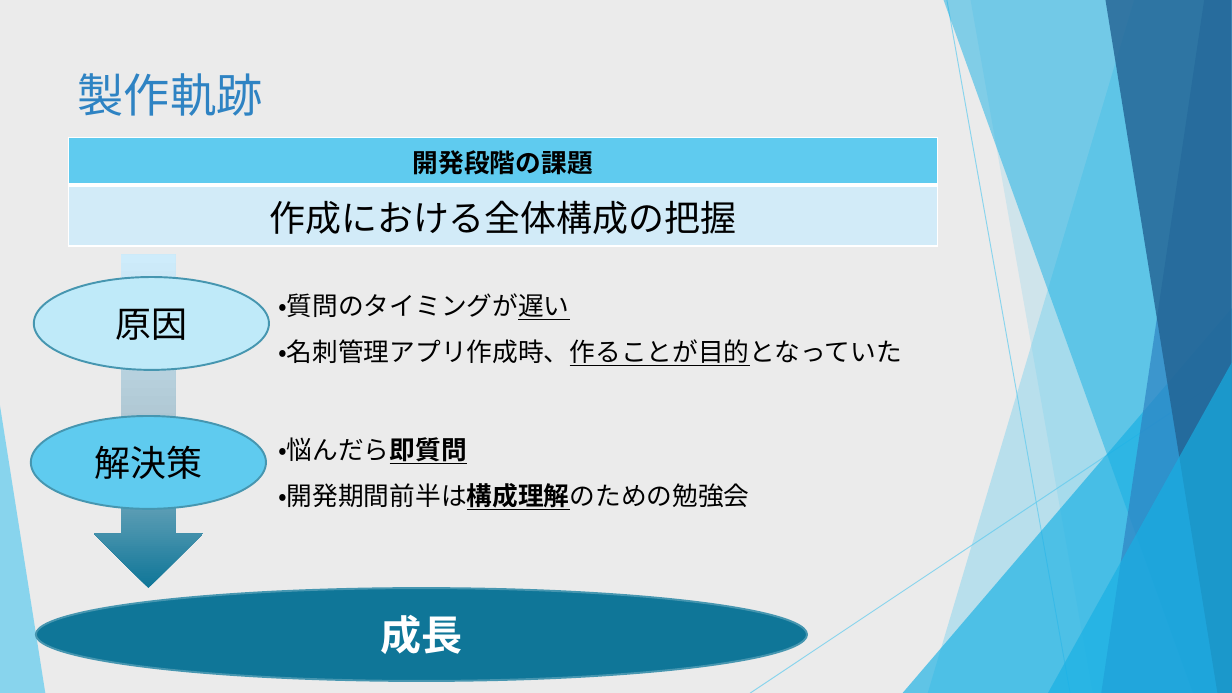
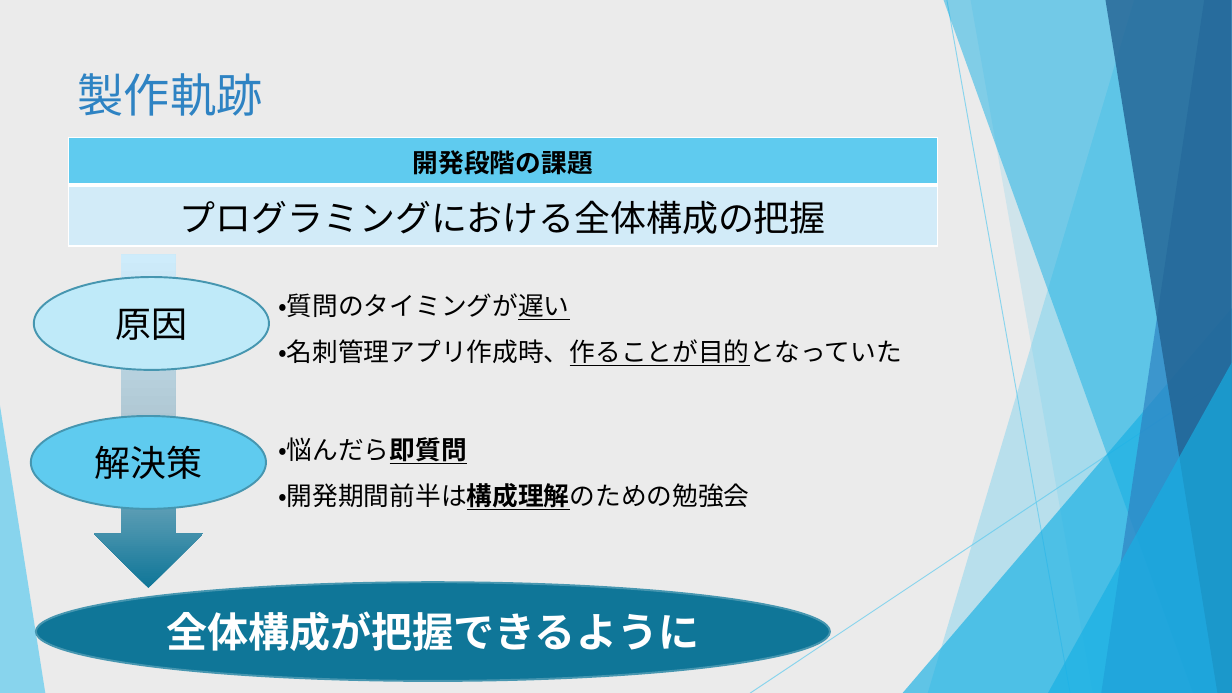
Before and after one commit to dojo2022/C-5, a slide deck: slide 19 of C5_配布資料/0630_C-5 _発表資料.pptx. Drawn at 1232x693 pixels with LibreOffice and Linux fonts; fonts in the diff are those of the drawing. Boxes give left, top, right and bottom in pixels: in the first picture for what was removed or moved away, otherwise in the second. Text is boxed around its words. In the diff, an @@ line names an element or a change of style, - is before the commit and + after.

```diff
--- a/C5_配布資料/0630_C-5 _発表資料.pptx
+++ b/C5_配布資料/0630_C-5 _発表資料.pptx
@@ table at (68, 138, 937, 243) @@
-row 2, column 1: 作成における全体構成の把握
+row 2, column 1: プログラミングにおける全体構成の把握
@@ ellipse "全体構成が把握できるように": place and size @@
-ellipse "全体構成が把握できるように" at (36, 588, 808, 681)
+ellipse "全体構成が把握できるように" at (36, 582, 830, 681)
@@ text in ellipse at (166, 611, 699, 651): text changed @@
-成長
+全体構成が把握できるように
```
Also in this commit, not shown: 10 other slides changed.
